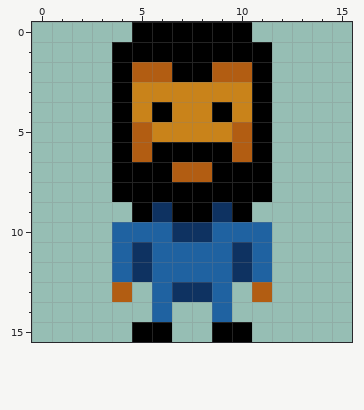
One commit to this pixel-art sprite: src/res/player/stay1.png. Above, as it was before the edit.
The file is 16x16 pixels.
After the commit:
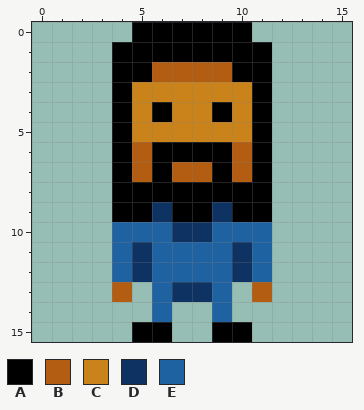
Palette (. is transparent): A #000000  B #b25d12  C #c9831a  D #0e3261  E #1f62a1
The edit:
y 2: x 5 B -> A; x 7..8 AA -> BB; x 10 B -> A
y 5: x 5 B -> C; x 10 B -> C
y 7: x 5 A -> B; x 10 A -> B
y 9: x 4 . -> A; x 11 . -> A
Changed places in both pictures, as pixel boxes (x1, y1, x2, y2):
changed: (112, 62, 272, 222)
